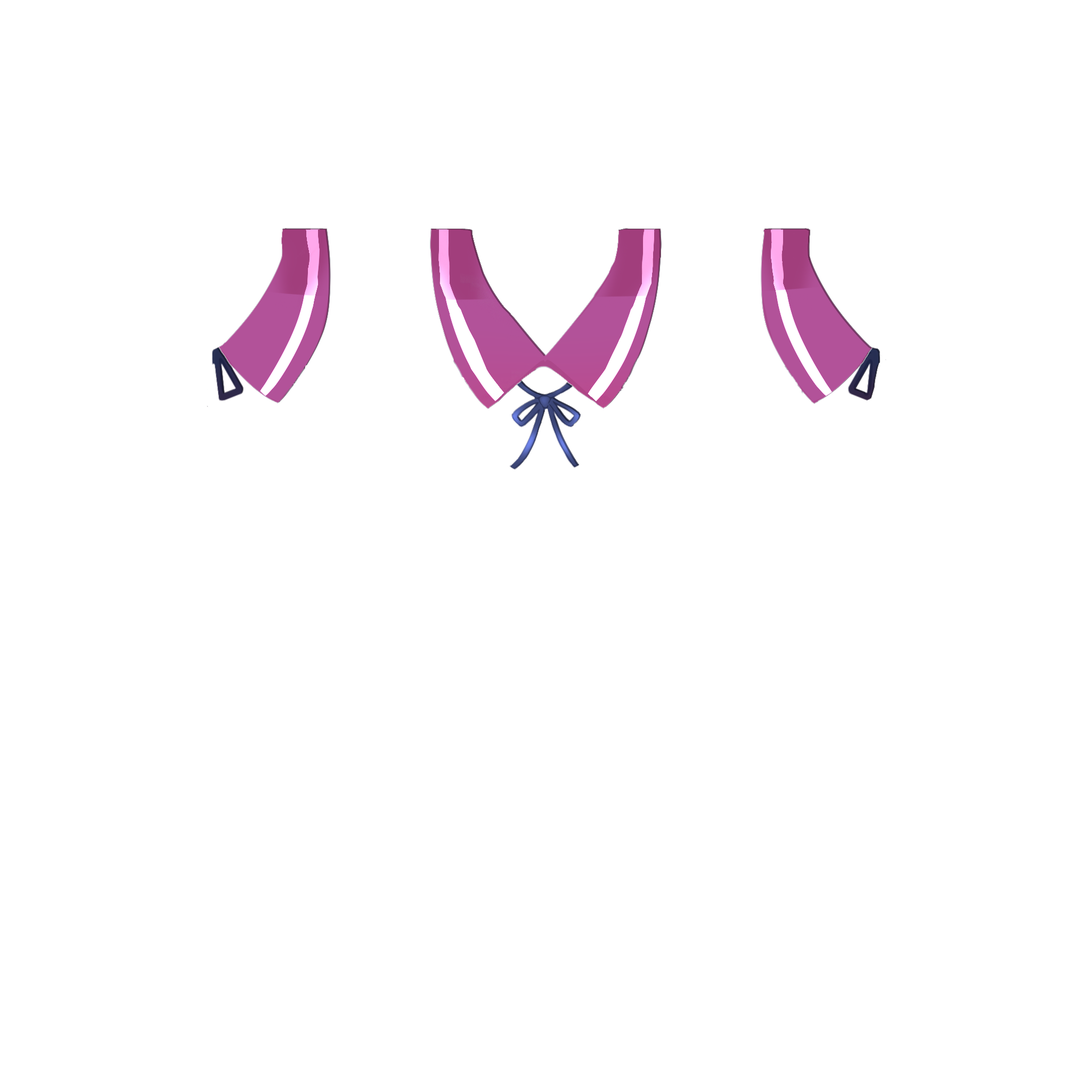
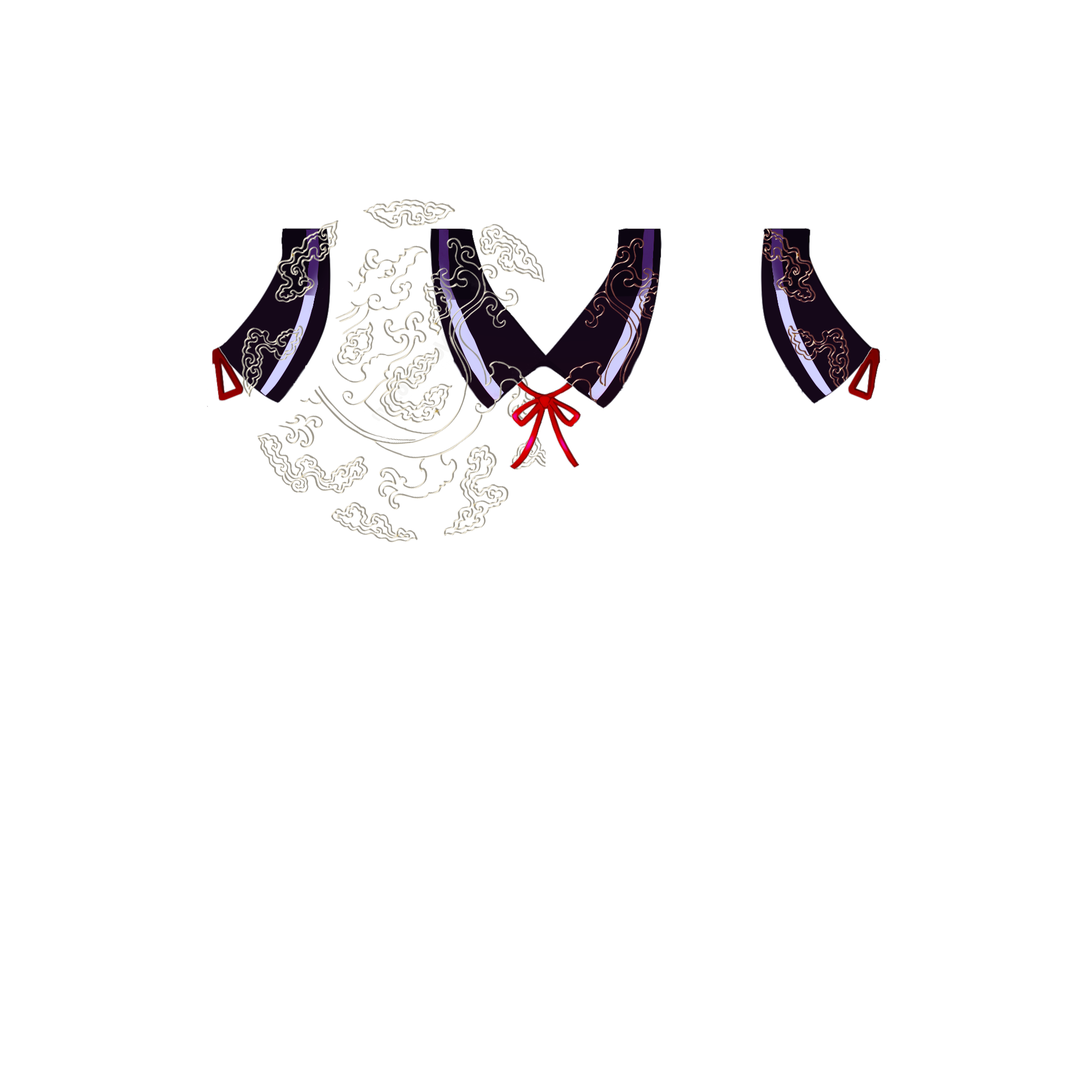
Before/after of a 1091 x 1091 layered artwork. What changed in the layer stack:
added layer "engrave copy" above "engrave" over [240,198,546,544]
added layer "engrave" above "Layer 2" over [545,228,851,468]
